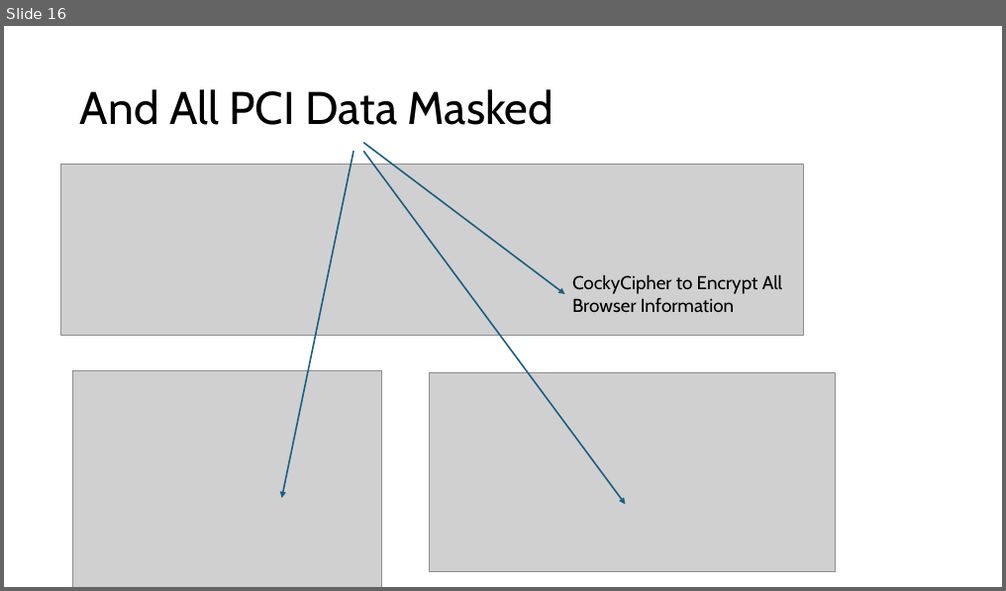
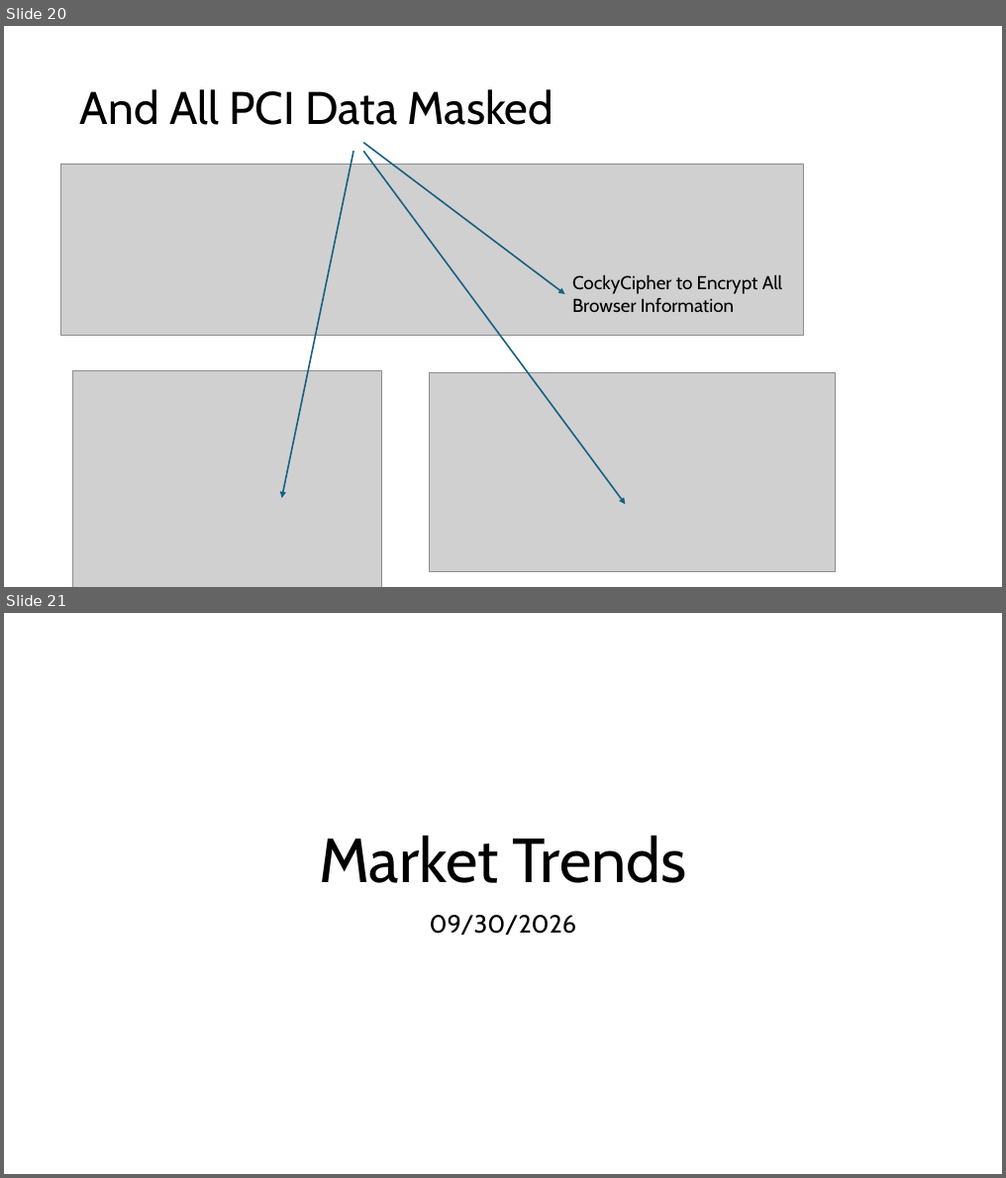
Before and after one commit to jssg33/analyticsgen4, a slide deck: sprint2/Cocky Cipher Overview.pptx. Shown one above the other, each under a label of ours: slide 16 before the commit, slides 20 and 21 after it. The pictures are 1006x591 and 1006x1178 pixels, drawn with LibreOffice and Linux fonts; fonts in the diff are those of the drawing; grey boxes stand for pictures. Boxes give left, top, right and bottom in pixels: in the first picture for what was removed or moved away, otherwise in the second. Text is boxed around its words. In the diff, an @@ line names an element or a change of style, - is before the commit and + after.

```diff
--- a/sprint2/Cocky Cipher Overview.pptx
+++ b/sprint2/Cocky Cipher Overview.pptx
@@ slide 21 added at (x1=4, y1=613, x2=1002, y2=1174), background #FFFFFF @@
@@ title added at (x1=319, y1=835, x2=687, y2=883), 60 pt, text #000000 @@
+Market Trends
@@ subtitle added at (x1=430, y1=915, x2=577, y2=935), 24 pt, text #000000 @@
+09/30/2026
@@ what was slide 16 is now slide 20 @@
```
Also in this commit, not shown: 2 slides changed, 10 other slides added, 1 other file.
